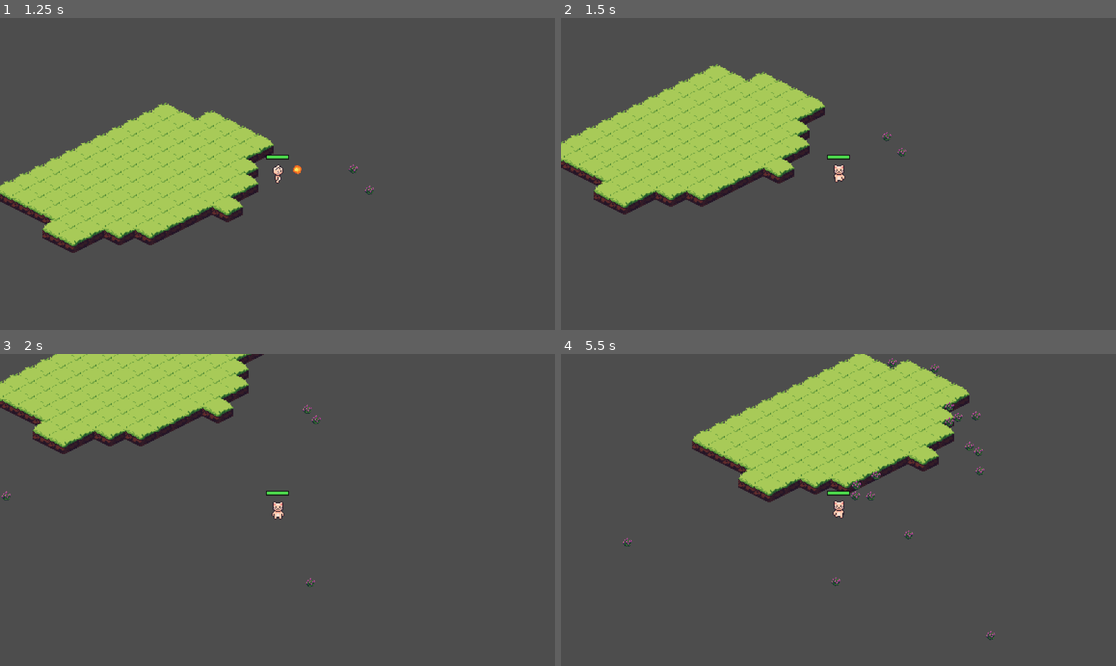
Above: before the commit, frames 1-4 (two rows, left to right).
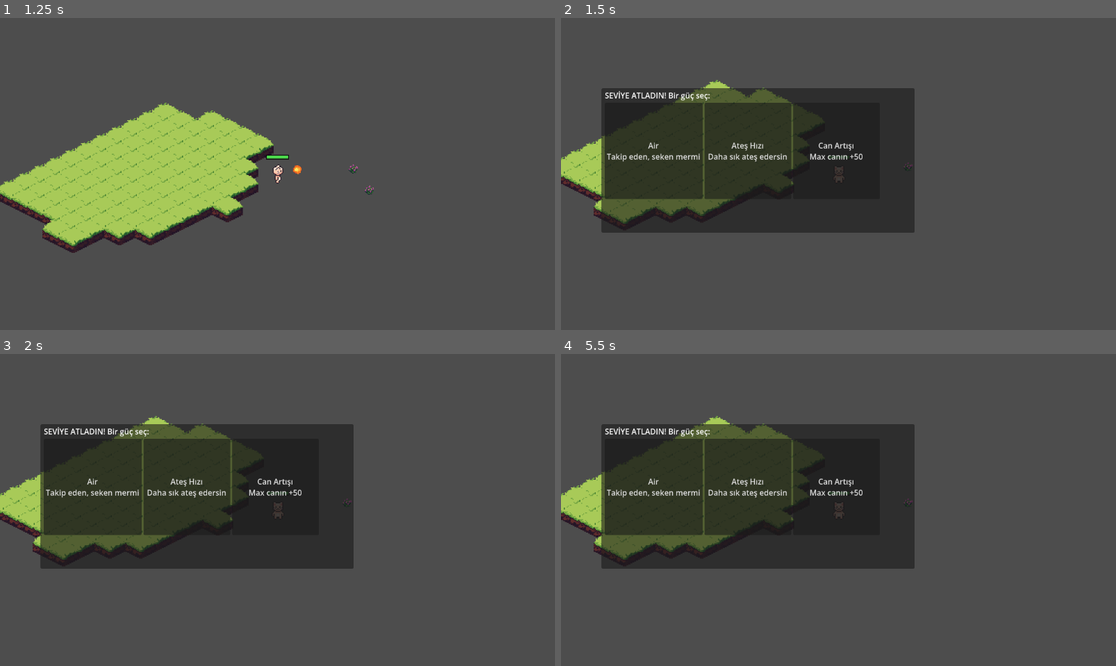
Above: after the commit, the same moments.

Repository: YSakalli/Someting-survival
Game: Godot game, scene res://nasiptevarsa/node_2d.tscn
The game is run twice, just before and just after one commit, with the same random seed, the same clock (stepped at 60 frames per second) and the same inputs.
Inputs:
- Up to frame 1 (1.25 s): tap Enter at 0.5 s; hold D from 0.53 s (still down)
- Up to frame 2 (1.5 s): release D at 1.28 s; hold S from 1.28 s (still down)
- Up to frame 3 (2 s): keep holding S
- Up to frame 4 (5.5 s): release S at 2.03 s; hold D 2.03-2.78 s; hold W 2.78-3.53 s; hold A 3.53-5.03 s; hold S from 5.03 s (still down)

Frame 1 is identical in both runs. In frame 2, 28% of the frame differs, in the area x 0-64%, y 14-69%; in frame 3, 36%, in the area x 0-64%, y 0-75%; in frame 4, 34%.

Commit message:
update
taking damaage shake
hp bar
wasd movement

Diff:
--- a/Player/Player.tscn
+++ b/Player/Player.tscn
@@ -13,8 +13,8 @@
 @export var speed: float = 200.0
 
 # Can
-@export var max_hp: float = 100.0
-var current_hp: float = 100.0
+@export var max_hp: float = 200.0
+var current_hp: float = 10.0
 
 # Silah
 @export var bullet_scene: PackedScene
@@ -465,6 +465,7 @@
 bullet_scene = ExtResource("1_tok1r")
 air_bullet_scene = ExtResource("2_ddoul")
 water_bullet_scene = ExtResource("3_8g4oa")
+bullet_damage = 20.0
 
 [node name="CollisionShape2D" type="CollisionShape2D" parent="." unique_id=1742984116]
 z_index = 3
